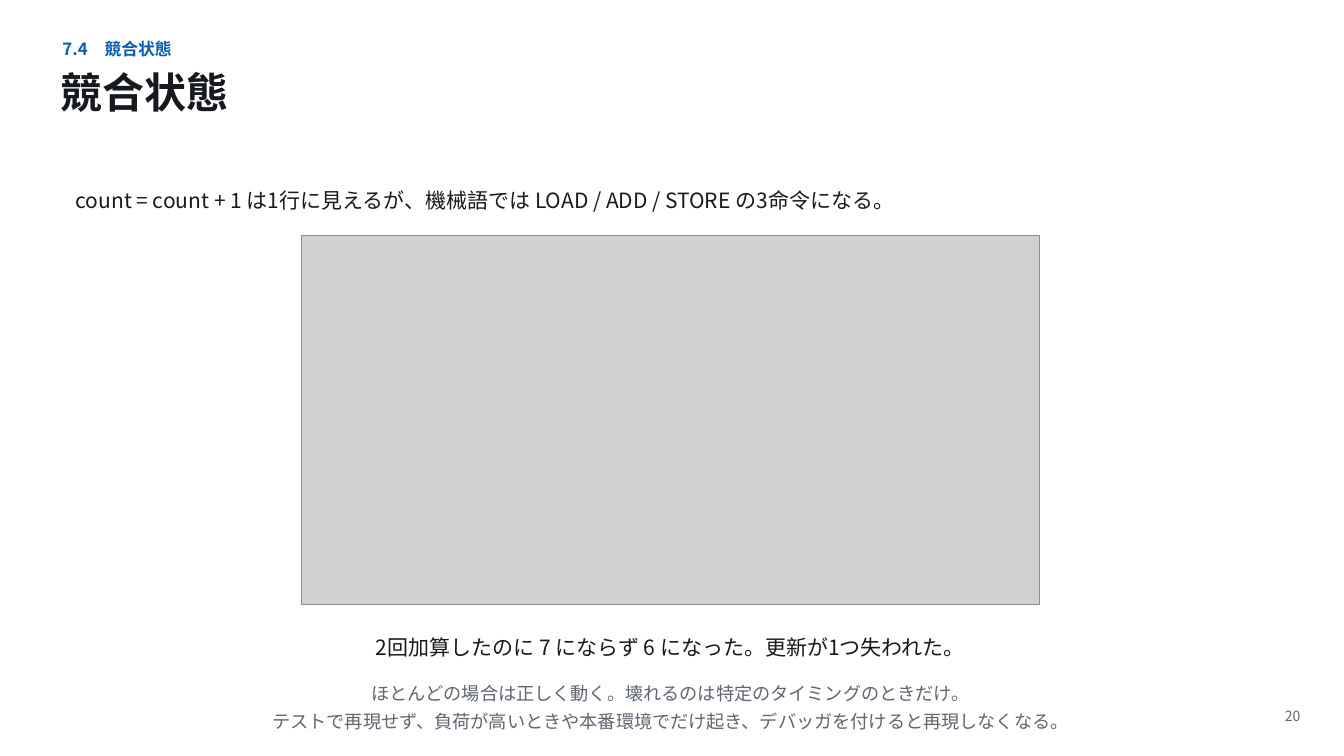
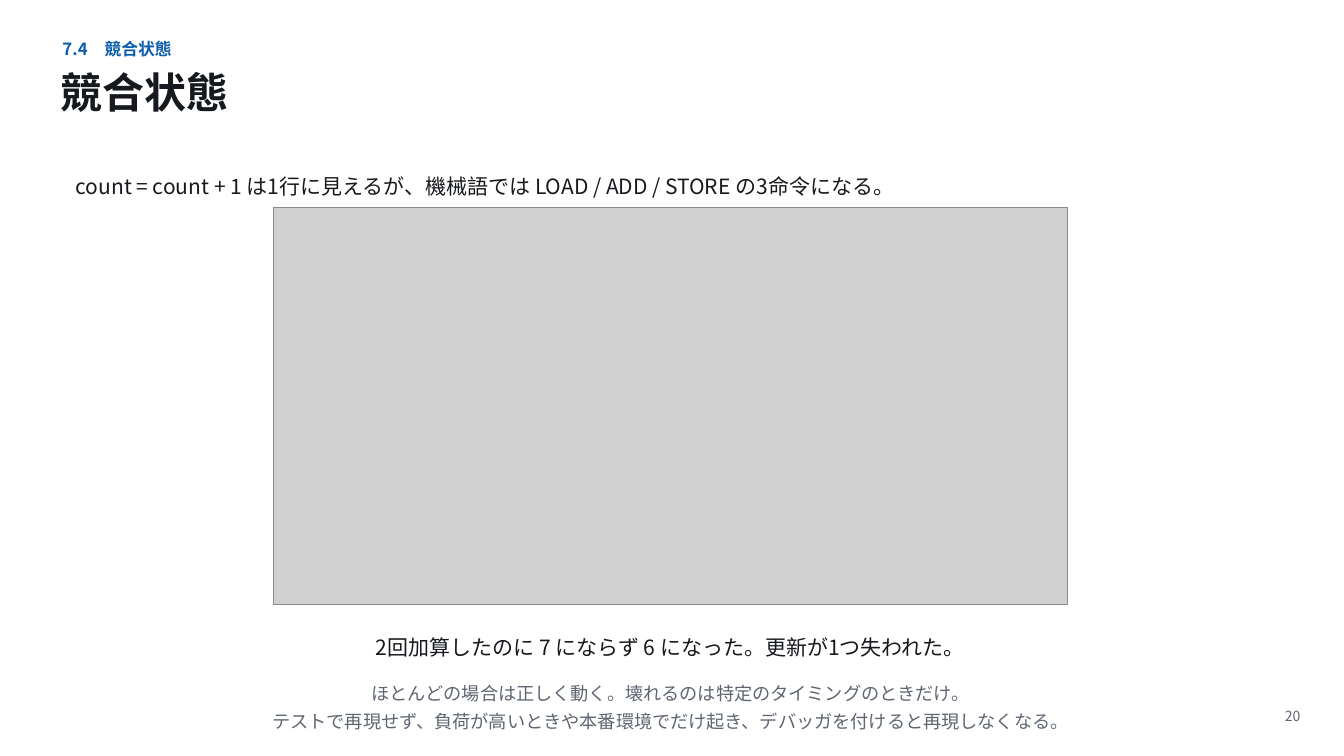
Before and after one commit to koide55/CompOutline, a slide deck: slide 20 of slides/第07回_オペレーティングシステムとプロセス.pptx. Drawn at 1344x756 pixels with LibreOffice and Linux fonts; fonts in the diff are those of the drawing; grey boxes stand for pictures. Boxes give left, top, right and bottom in pixels: in the first picture for what was removed or moved away, otherwise in the second. Text is boxed around its words. In the diff, an @@ line names an element or a change of style, - is before the commit and + after.

```diff
--- a/slides/第07回_オペレーティングシステムとプロセス.pptx
+++ b/slides/第07回_オペレーティングシステムとプロセス.pptx
@@ text "count = count + 1 ...": place and size @@
-text "count = count + 1 ..." at bbox=[76, 190, 895, 210]
+text "count = count + 1 ..." at bbox=[76, 176, 895, 196]
@@ picture: place and size @@
-picture at bbox=[301, 236, 1040, 605]
+picture at bbox=[273, 208, 1068, 605]
```
Also in this commit, not shown: 9 other slides changed, 23 other files.
